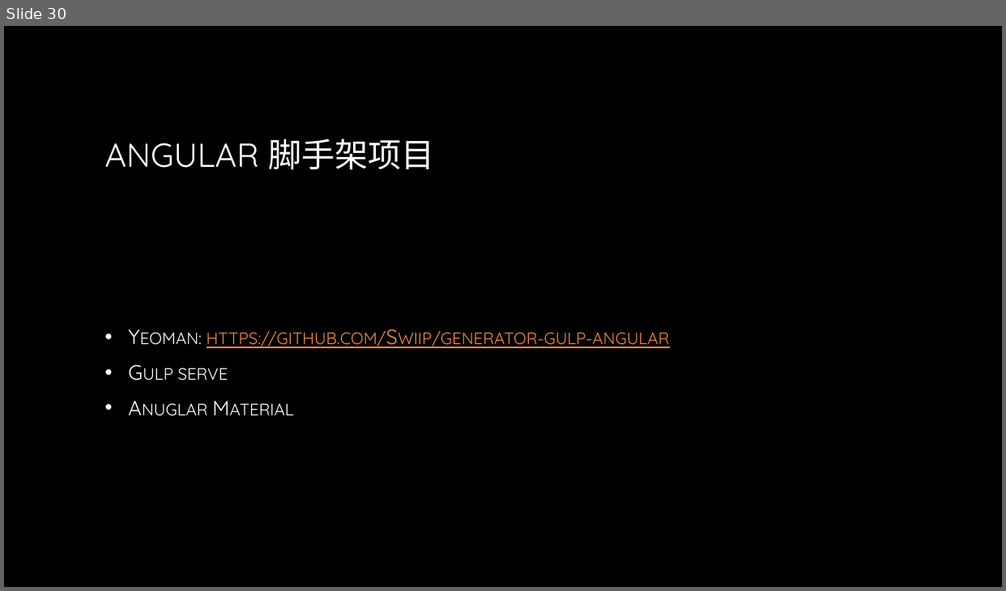
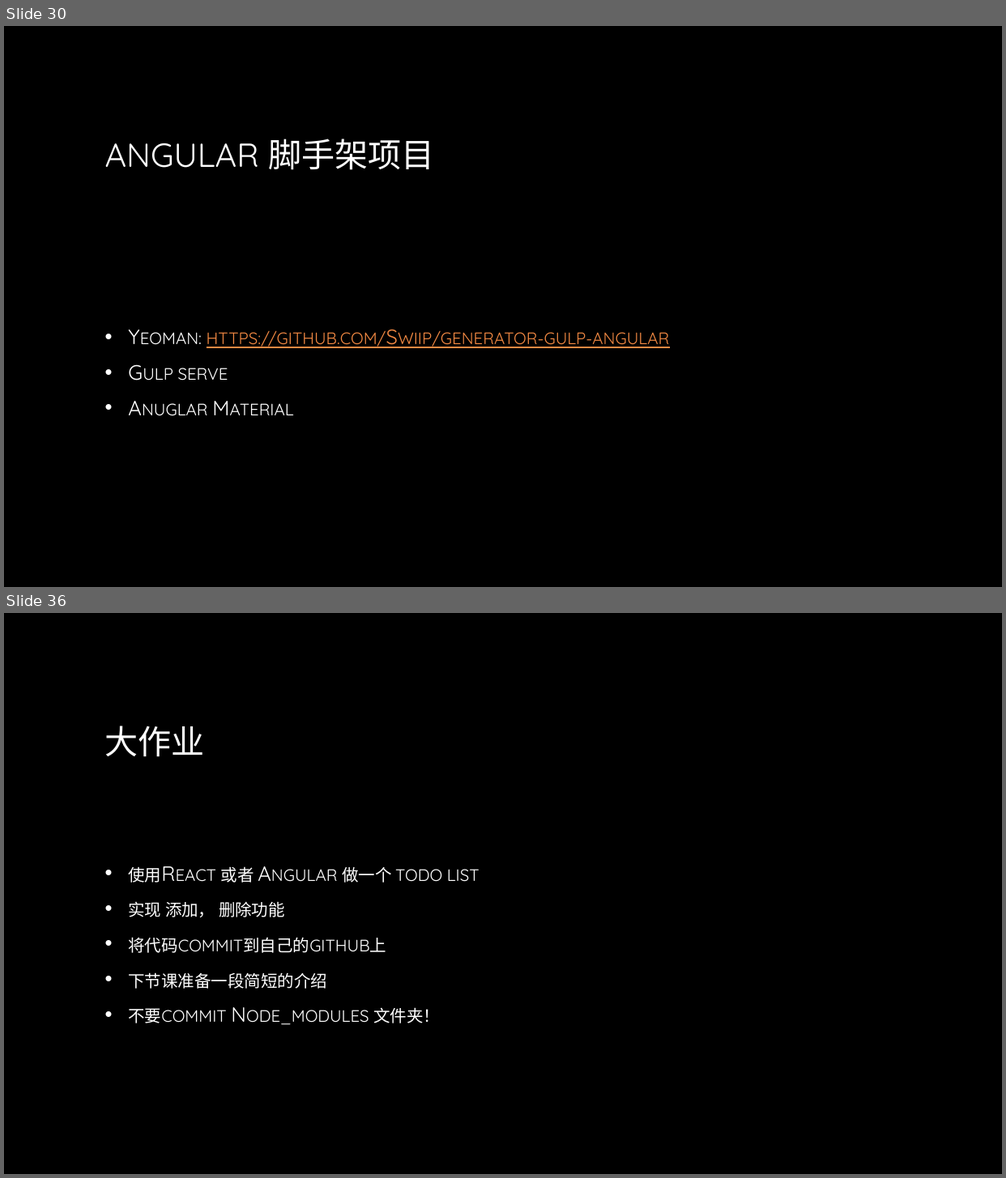
Before and after one commit to lee813/ECVFrontend, a slide deck: 前端课程.pptx. Shown one above the other, each under a label of ours: slide 30 before the commit, slides 30 and 36 after it; the slides between them are not shown. The pictures are 1006x591 and 1006x1178 pixels, drawn with LibreOffice and Linux fonts; fonts in the diff are those of the drawing; background and template pictures are left out. Boxes give left, top, right and bottom in pixels: in the first picture for what was removed or moved away, otherwise in the second. Text is boxed around its words. In the diff, an @@ line names an element or a change of style, - is before the commit and + after.

```diff
--- a/前端课程.pptx
+++ b/前端课程.pptx
@@ slide 36 added at (x1=4, y1=613, x2=1002, y2=1174), background picture (left out) @@
@@ title added at (x1=105, y1=726, x2=205, y2=757), 32 pt, text gradient #FFFFFF to #A6A6A6 @@
+大作业
@@ text added at (x1=128, y1=867, x2=479, y2=1025), 20 pt, text gradient #FFFFFF to #BFBFBF, small capitals @@
+• 使用React 或者 Angular 做一个 todo list
+• 实现 添加， 删除功能
+• 将代码commit到自己的github上
+• 下节课准备一段简短的介绍
+• 不要commit Node_modules 文件夹！
```
Also in this commit, not shown: 5 other slides added, 1 other file.
